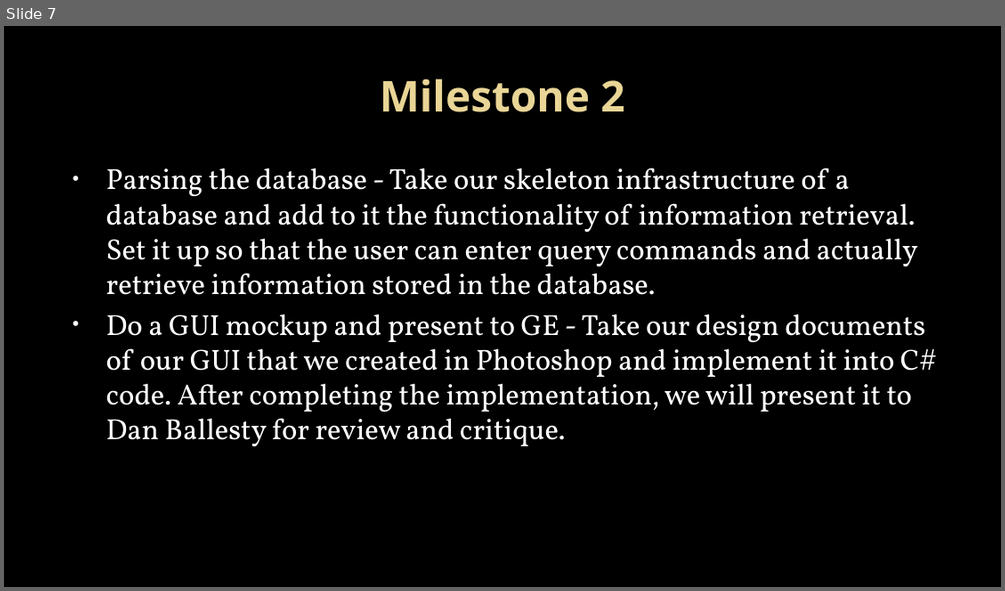
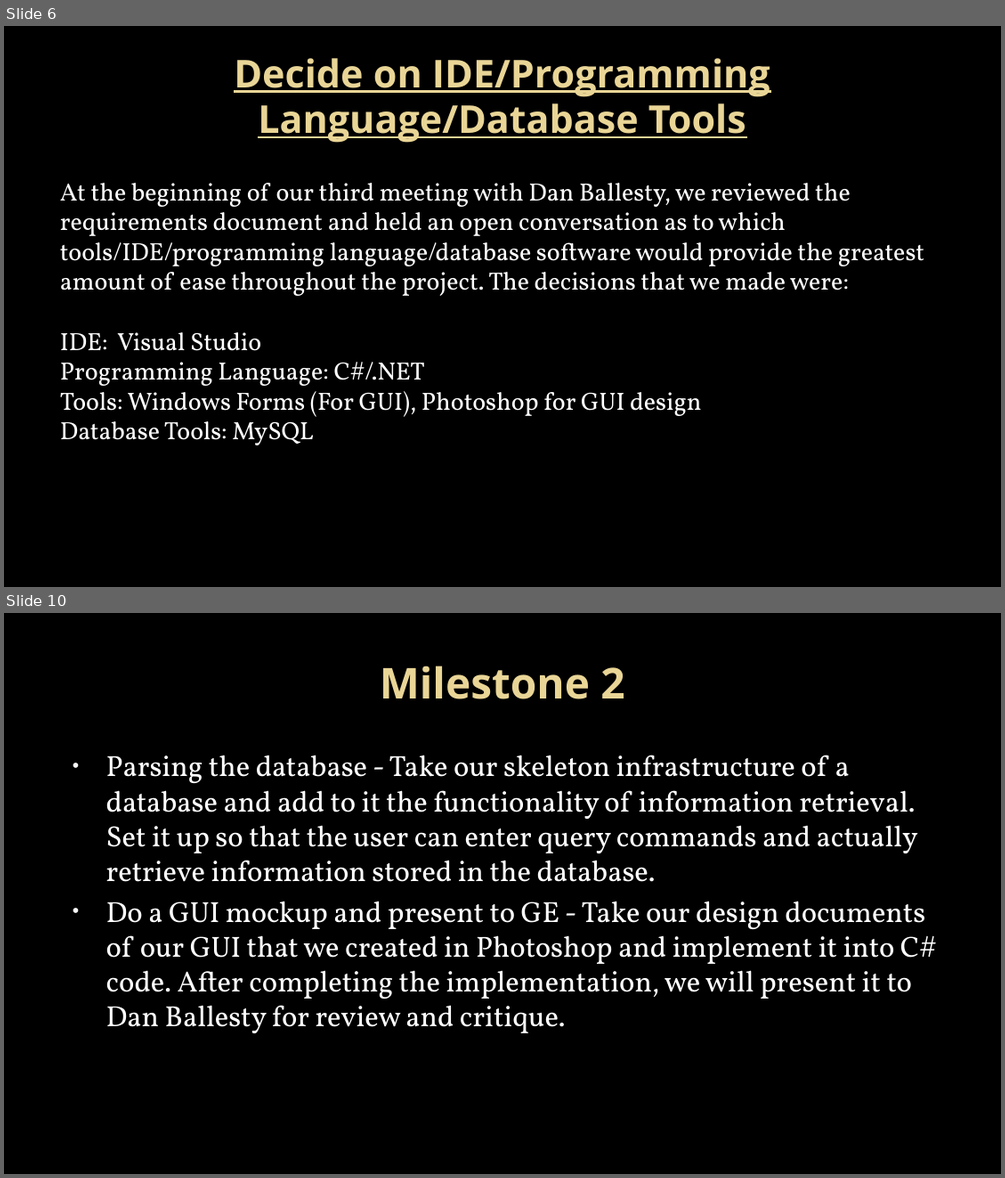
Before and after one commit to Topgun122104/SeniorProj, a slide deck: Documents/Presentations/Milestone 1 presentation.pptx. Shown one above the other, each under a label of ours: slide 7 before the commit, slides 6 and 10 after it; the slides between them are not shown. The pictures are 1005x591 and 1005x1178 pixels, drawn with LibreOffice and Linux fonts; fonts in the diff are those of the drawing; background and template pictures are left out. Boxes give left, top, right and bottom in pixels: in the first picture for what was removed or moved away, otherwise in the second. Text is boxed around its words. In the diff, an @@ line names an element or a change of style, - is before the commit and + after.

```diff
--- a/Documents/Presentations/Milestone 1 presentation.pptx
+++ b/Documents/Presentations/Milestone 1 presentation.pptx
@@ slide 6 added at bbox=[4, 26, 1001, 587], background picture (left out) @@
@@ title added at bbox=[234, 58, 770, 143], 36.9 pt, text gradient #EAD696 to #E7D081, bold, underline @@
+Decide on IDE/Programming Language/Database Tools
@@ text added at bbox=[60, 183, 924, 445], 24 pt, text #FFFFFF @@
+At the beginning of our third meeting with Dan Ballesty, we reviewed the requirements document and held an open conversation as to which tools/IDE/programming language/database software would provide the greatest amount of ease throughout the project. The decisions that we made were:
+IDE: Visual Studio
+Programming Language: C#/.NET
+Tools: Windows Forms (For GUI), Photoshop for GUI design
+Database Tools: MySQL
@@ what was slide 7 is now slide 10 @@
```
Also in this commit, not shown: 2 slides changed, 5 other slides added, 3 slides removed.
